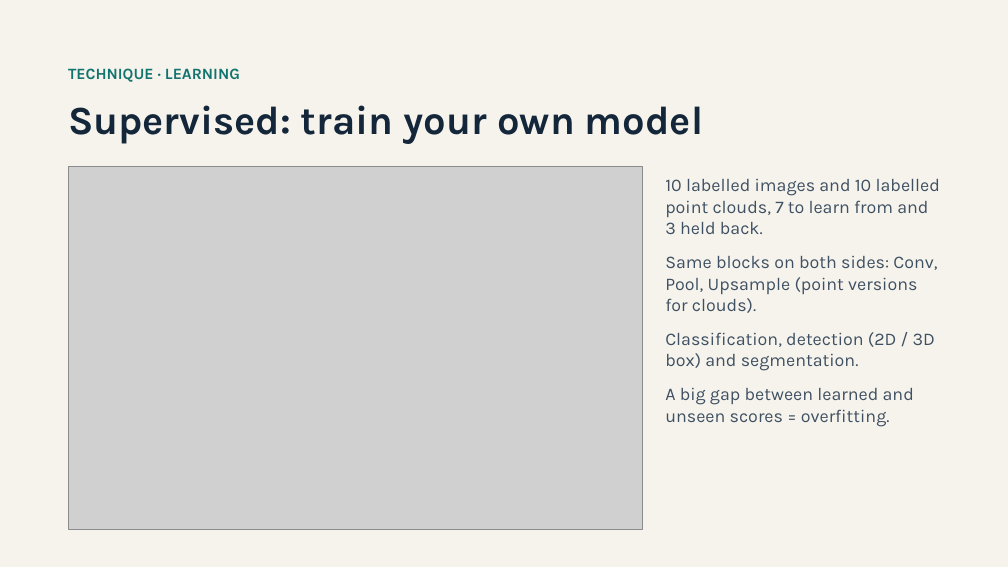
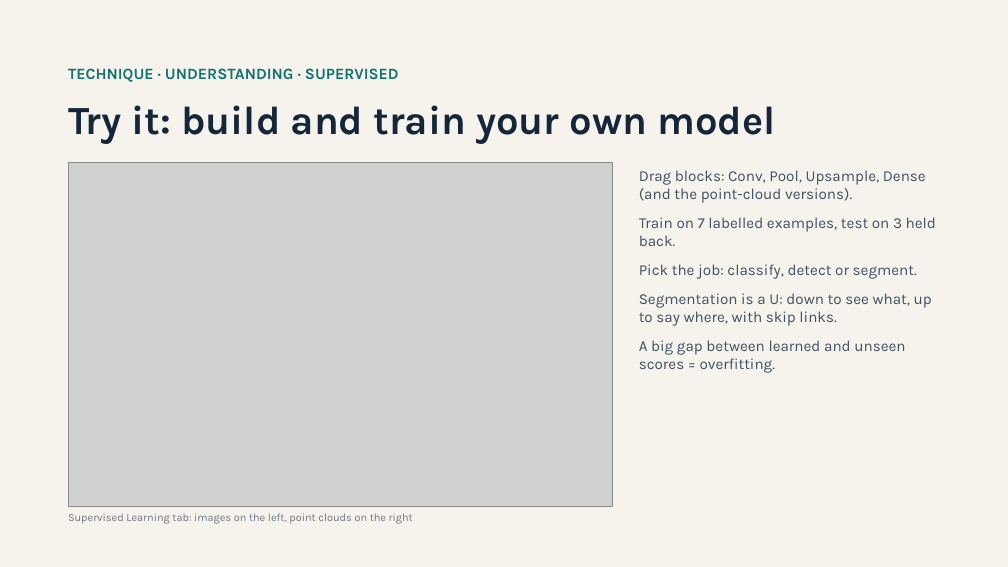
Before and after one commit to maninka123/lidar-learning-lab, a slide deck: slide 17 of presentation/LiDAR_Workshop_Slides.pptx (slide 19 before the commit). Drawn at 1008x567 pixels with LibreOffice and Linux fonts; fonts in the diff are those of the drawing; grey boxes stand for pictures. Boxes give left, top, right and bottom in pixels: in the first picture for what was removed or moved away, otherwise in the second. Text is boxed around its words. In the diff, an @@ line names an element or a change of style, - is before the commit and + after.

Commit message:
Slides: unsupervised and supervised learning in three slides, with algorithm names

```diff
--- a/presentation/LiDAR_Workshop_Slides.pptx
+++ b/presentation/LiDAR_Workshop_Slides.pptx
@@ text at (x1=68, y1=68, x2=399, y2=82): text changed @@
-TECHNIQUE · LEARNING
+TECHNIQUE · UNDERSTANDING · SUPERVISED
@@ text at (x1=68, y1=105, x2=776, y2=144): text changed @@
-Supervised: train your own model
+Try it: build and train your own model
@@ picture resized from (x1=68, y1=166, x2=643, y2=529) to (x1=68, y1=163, x2=613, y2=507) @@
@@ text at (x1=639, y1=170, x2=936, y2=326): text changed; size 17 to 14.5 pt @@
-10 labelled images and 10 labelled point clouds, 7 to learn from and 3 held back.
-Same blocks on both sides: Conv, Pool, Upsample (point versions for clouds).
-Classification, detection (2D / 3D box) and segmentation.
+Drag blocks: Conv, Pool, Upsample, Dense (and the point-cloud versions).
+Train on 7 labelled examples, test on 3 held back.
+Pick the job: classify, detect or segment.
+Segmentation is a U: down to see what, up to say where, with skip links.
@@ text "Drag blocks: Conv, Pool, Upsample, ..." moved from (x1=665, y1=179, x2=940, y2=427) to (x1=639, y1=170, x2=936, y2=373) @@
@@ text at (x1=639, y1=340, x2=905, y2=373): size 17 to 14.5 pt in "A big gap between learned and unseen ..."; less space between paragraphs @@
@@ text added at (x1=68, y1=513, x2=413, y2=524), 10.5 pt, text #6B7886 @@
+Supervised Learning tab: images on the left, point clouds on the right
```
Also in this commit, not shown: 4 other slides changed, 3 slides added, 6 slides removed, 1 other file.
